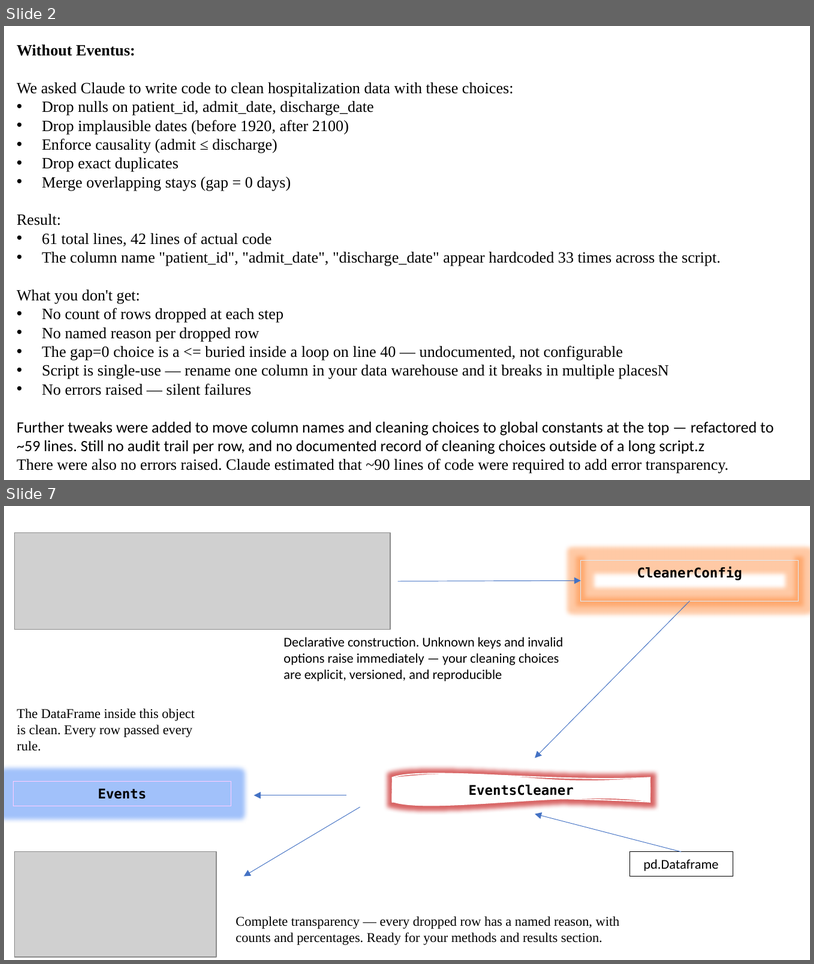
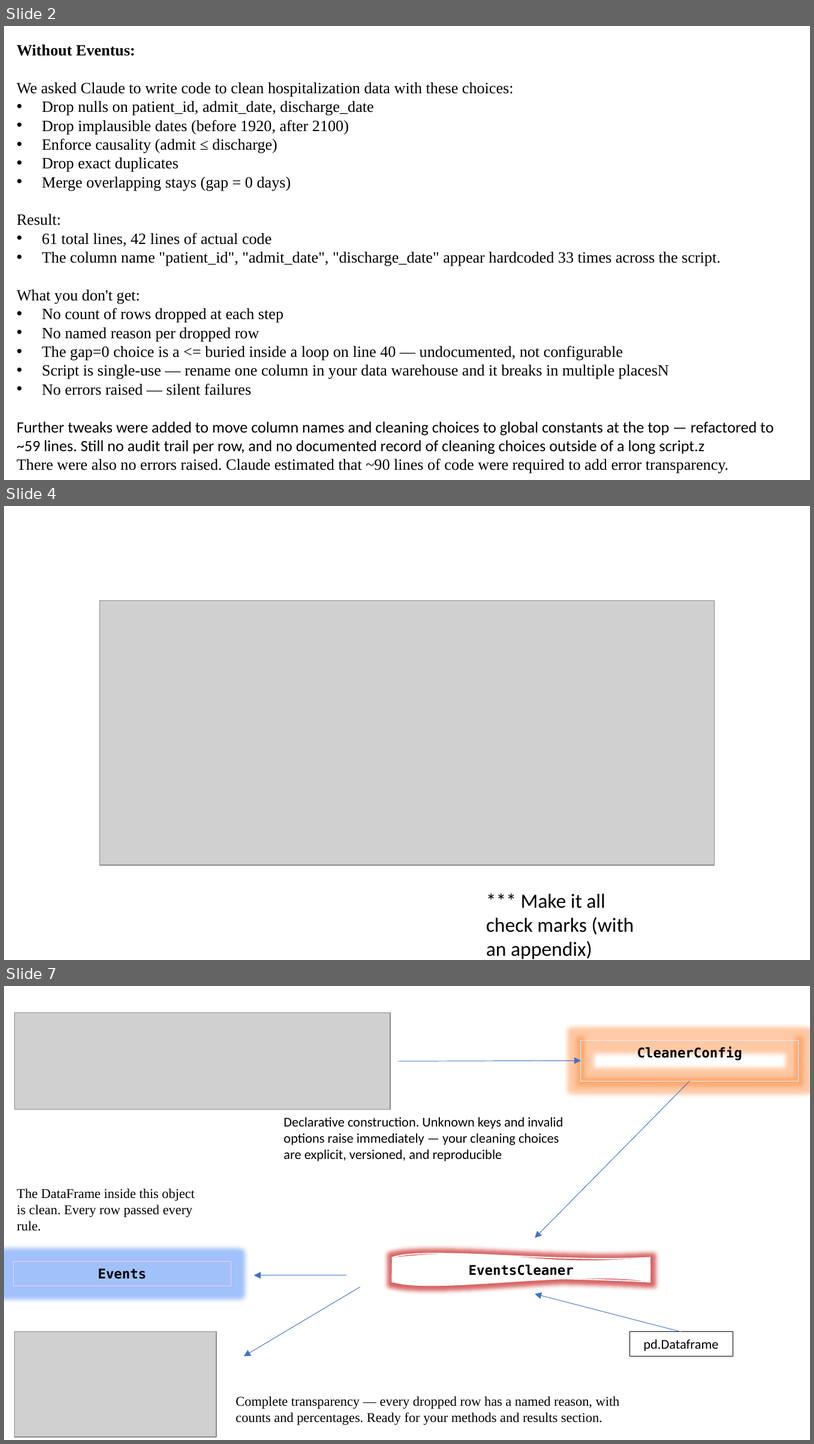
Before and after one commit to djarenas/eventus, a slide deck: docs/eventus_architecture.pptx. Shown one above the other, each under a label of ours: slides 2 and 7 before the commit, slides 2, 4 and 7 after it; the slides between them are not shown. The pictures are 814x964 and 814x1444 pixels, drawn with LibreOffice and Linux fonts; fonts in the diff are those of the drawing; grey boxes stand for pictures. Boxes give left, top, right and bottom in pixels: in the first picture for what was removed or moved away, otherwise in the second. Text is boxed around its words. In the diff, an @@ line names an element or a change of style, - is before the commit and + after.

```diff
--- a/docs/eventus_architecture.pptx
+++ b/docs/eventus_architecture.pptx
@@ slide 4 added at [4,506,810,960], background #FFFFFF @@
@@ picture added at [100,600,715,865] @@
@@ text added at [486,893,635,959], 18 pt, text #000000 @@
+*** Make it all check marks (with an appendix)
```
Also in this commit, not shown: 5 slides changed, 2 other slides added, 1 slide removed.
